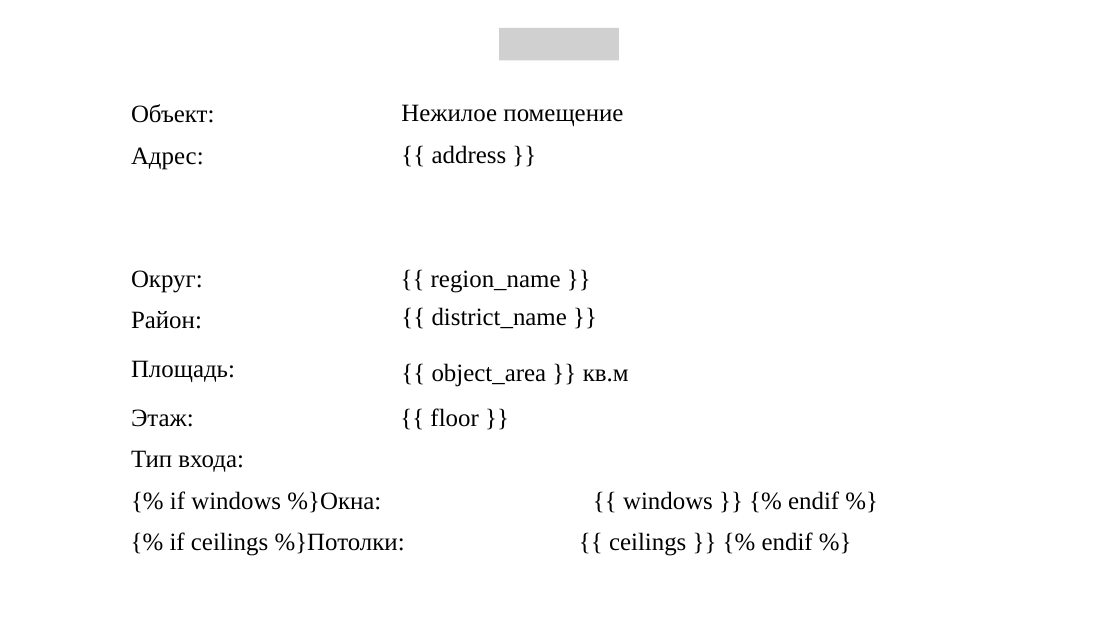
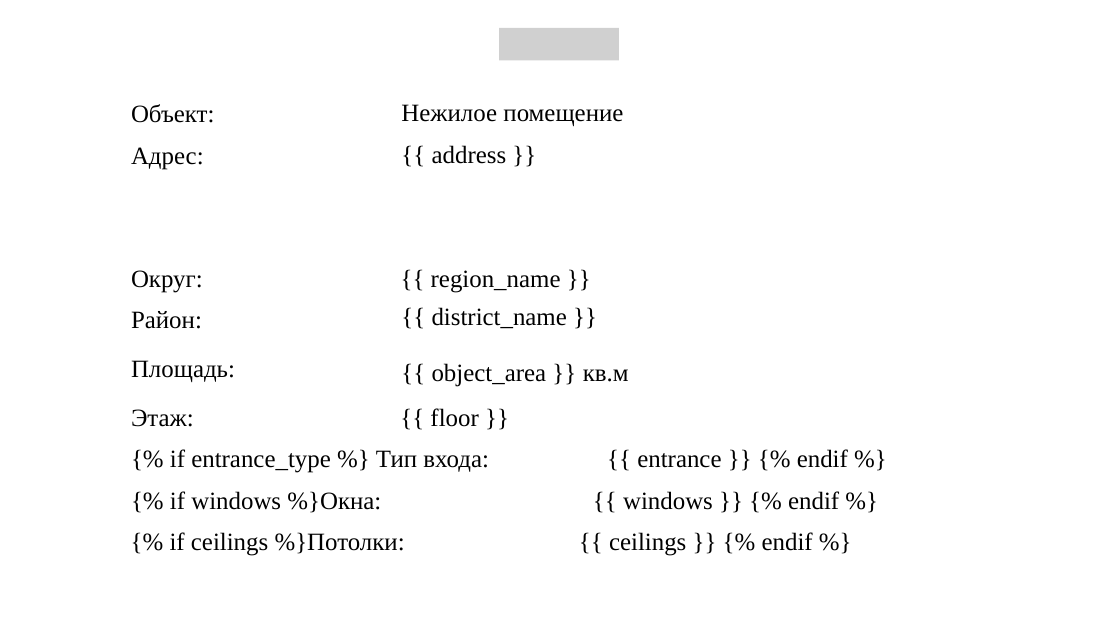
Before and after one commit to ipodprugin/togri-bot, a slide deck: slide 1 of templates/template3_approved_tested.pptx. Drawn at 1120x630 pixels with LibreOffice and Linux fonts; fonts in the diff are those of the drawing; grey boxes stand for pictures. Boxes give left, top, right and bottom in pixels: in the first picture for what was removed or moved away, otherwise in the second. Text is boxed around its words. In the diff, an @@ line names an element or a change of style, - is before the commit and + after.

```diff
--- a/templates/template3_approved_tested.pptx
+++ b/templates/template3_approved_tested.pptx
@@ text at (170,449,848,473): text changed @@
-Тип входа:
+{% if entrance_type %} Тип входа: {{ entrance }} {% endif %}
```
Also in this commit, not shown: 3 other files.
